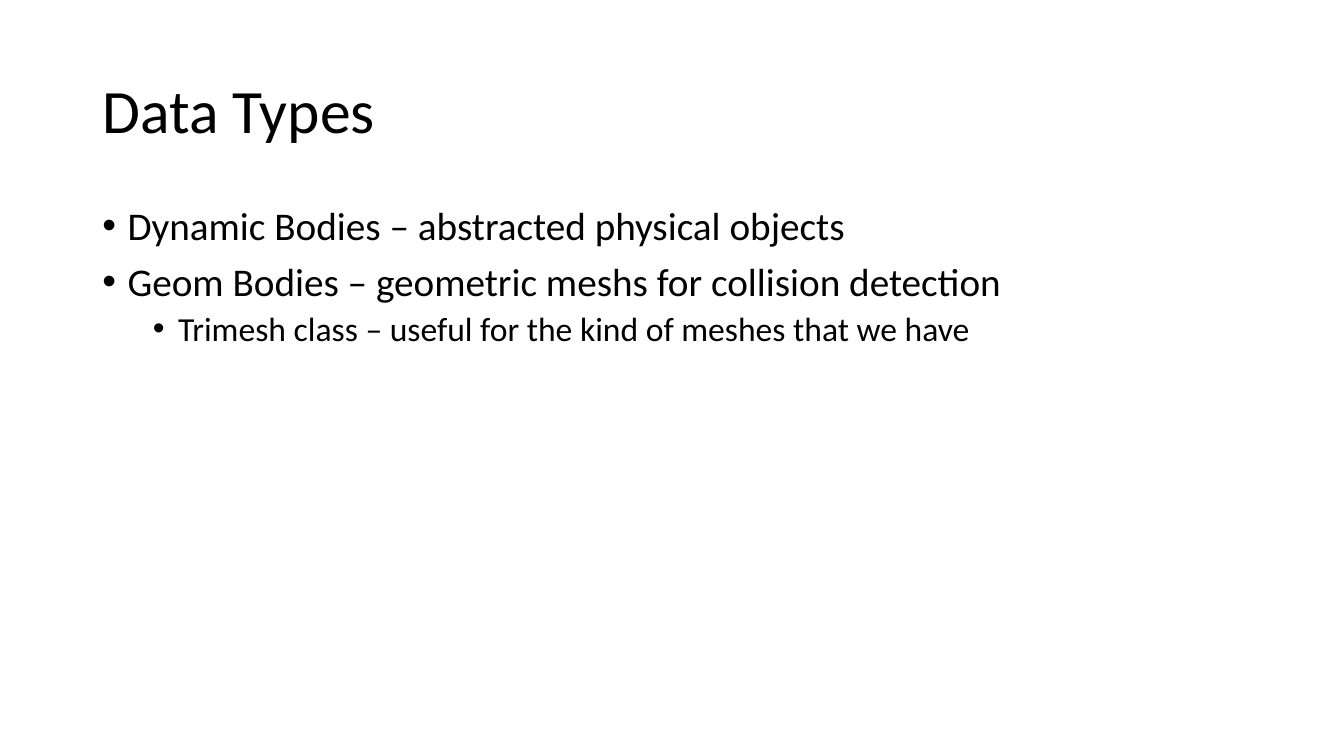
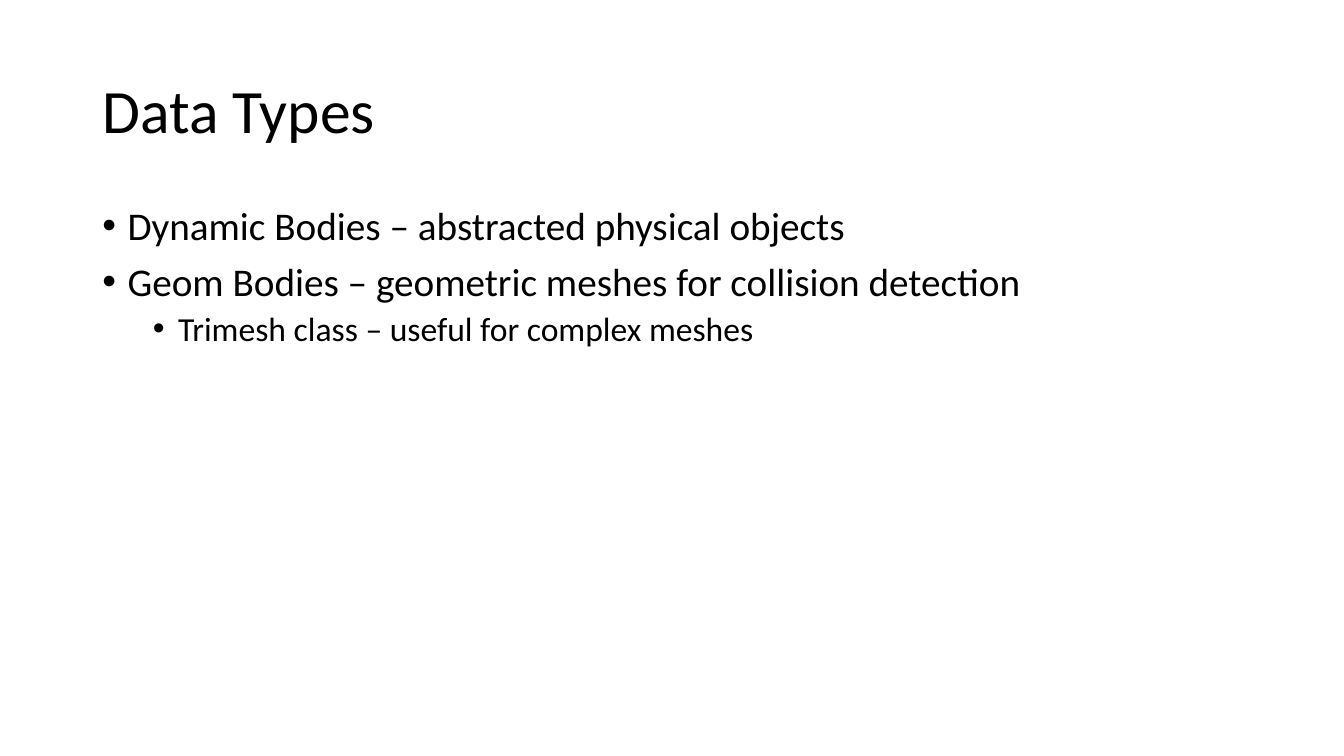
Before and after one commit to kimj4/proj-cs311, a slide deck: slide 3 of graphics pres.pptx. Drawn at 1344x756 pixels with LibreOffice and Linux fonts; fonts in the diff are those of the drawing. Boxes give left, top, right and bottom in pixels: in the first picture for what was removed or moved away, otherwise in the second. Text is boxed around its words. In the diff, an @@ line names an element or a change of style, - is before the commit and + after.

Commit message:
very slight modification to ppt

```diff
--- a/graphics pres.pptx
+++ b/graphics pres.pptx
@@ text at <box>128,268,1021,347</box>: text changed; size 24 to 28 pt @@
-• Geom Bodies – geometric meshs for collision detection
-  • Trimesh class – useful for the kind of meshes that we have
+• Geom Bodies – geometric meshes for collision detection
+  • Trimesh class – useful for complex meshes
```
